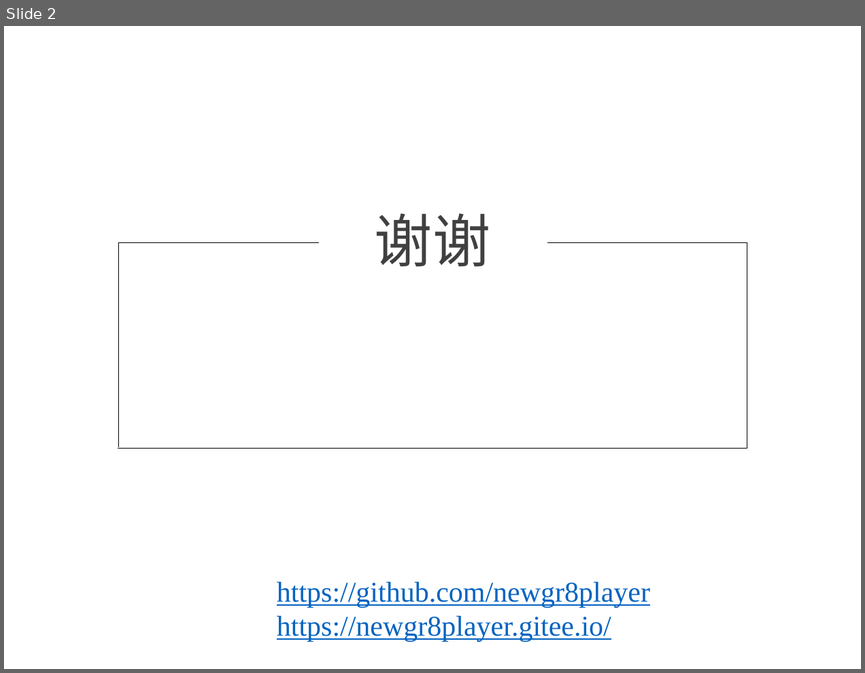
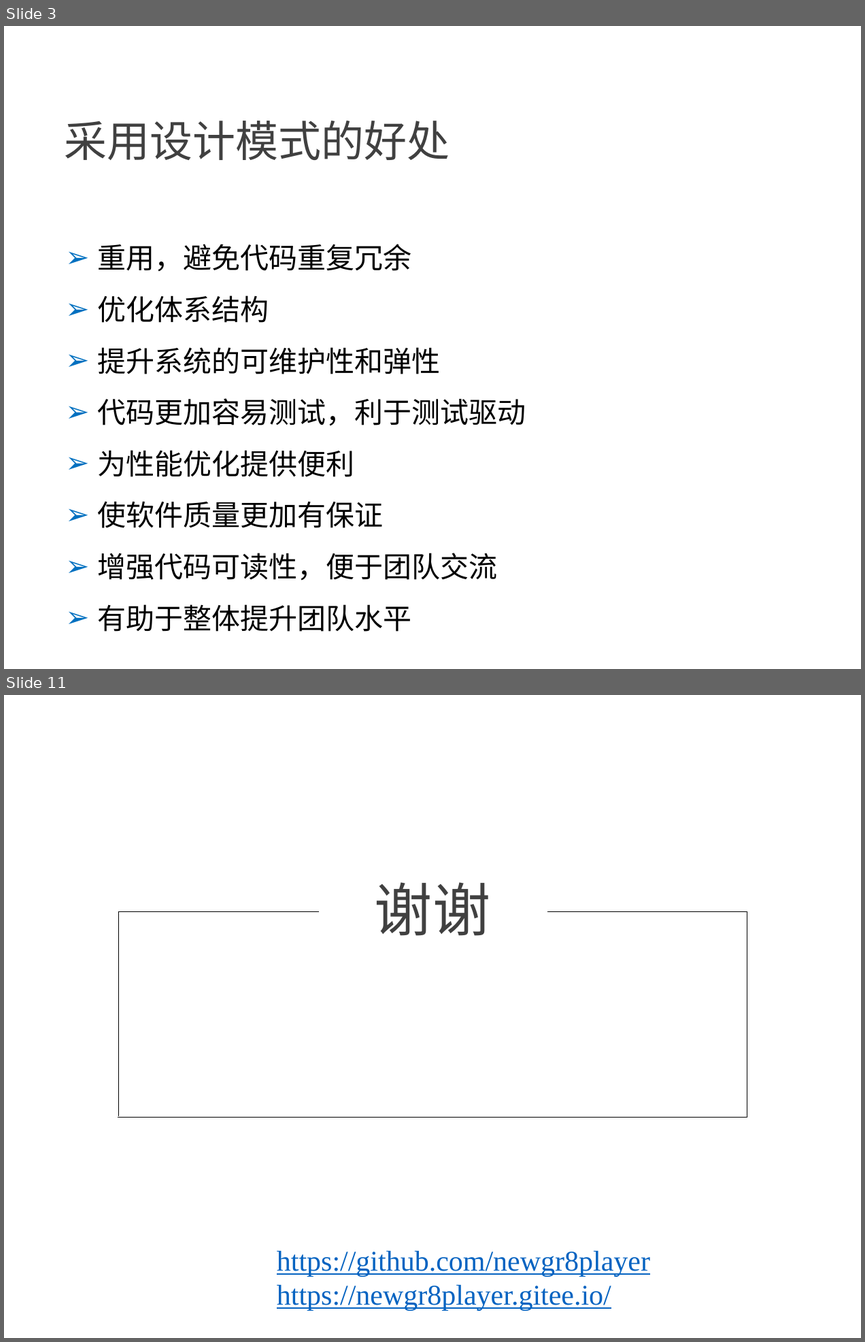
Before and after one commit to NewGr8Player/My-PPT, a slide deck: Design pattern/23种设计模式详解.pptx. Shown one above the other, each under a label of ours: slide 2 before the commit, slides 3 and 11 after it; the slides between them are not shown. The pictures are 865x673 and 865x1342 pixels, drawn with LibreOffice and Linux fonts; fonts in the diff are those of the drawing. Boxes give left, top, right and bottom in pixels: in the first picture for what was removed or moved away, otherwise in the second. Text is boxed around its words. In the diff, an @@ line names an element or a change of style, - is before the commit and + after.

```diff
--- a/Design pattern/23种设计模式详解.pptx
+++ b/Design pattern/23种设计模式详解.pptx
@@ slide 3 added at (4,26,861,669), background #FFFFFF @@
@@ text added at (64,121,449,160), 36 pt, text #404040 @@
+采用设计模式的好处
@@ text added at (98,244,526,631), 24 pt, text #000000 @@
+➢ 重用，避免代码重复冗余
+➢ 优化体系结构
+➢ 提升系统的可维护性和弹性
+➢ 代码更加容易测试，利于测试驱动
+➢ 为性能优化提供便利
+➢ 使软件质量更加有保证
+➢ 增强代码可读性，便于团队交流
+➢ 有助于整体提升团队水平
@@ what was slide 2 is now slide 11 @@
```
Also in this commit, not shown: 1 slide changed, 8 other slides added, 1 other file.
